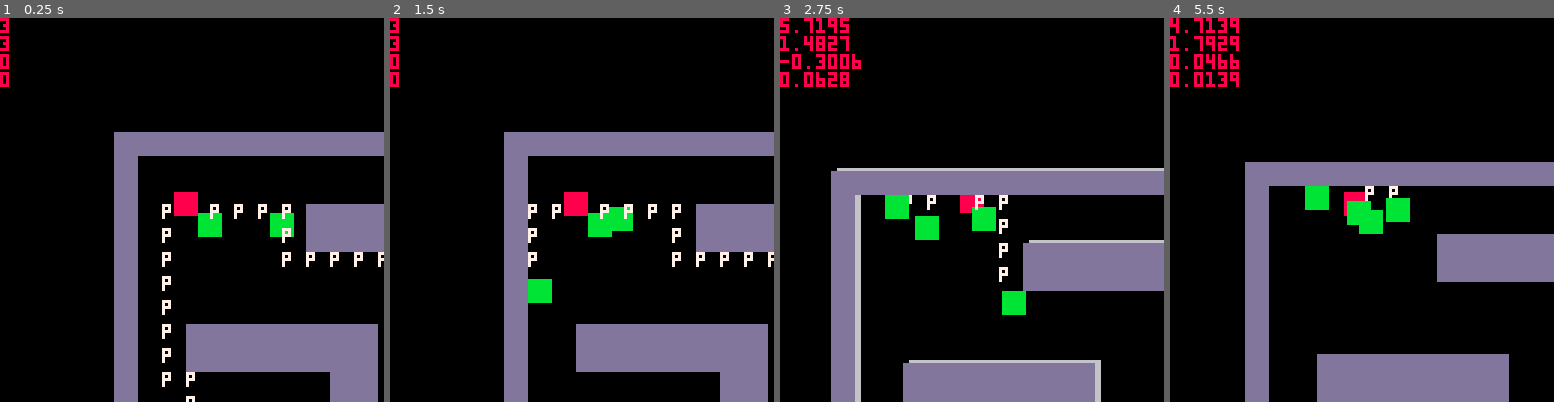
Above: before the commit, frames 1-4 (left to right).
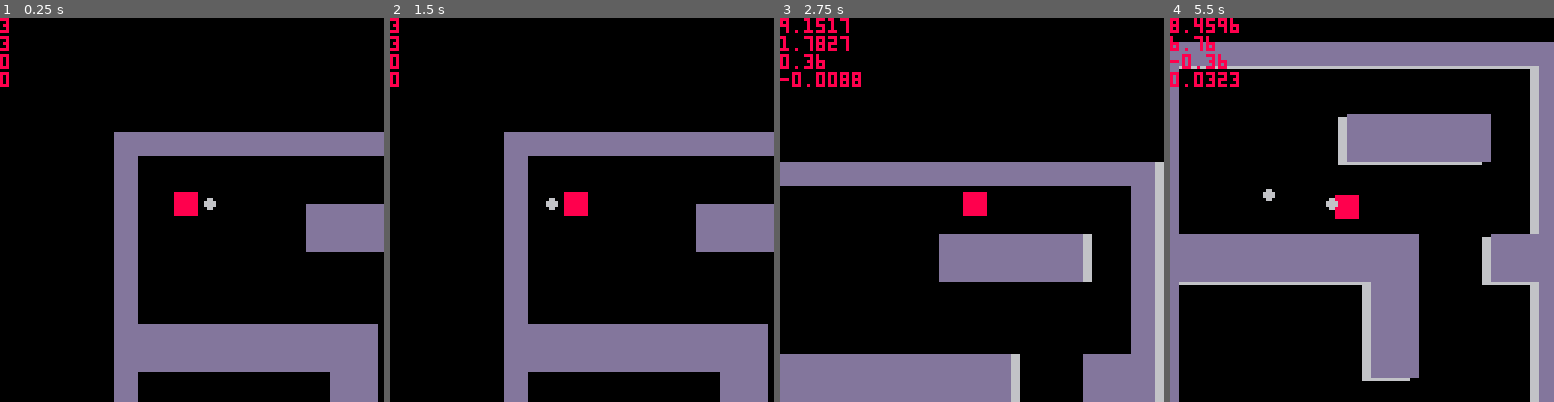
Above: after the commit, the same moments.

Repository: TripleADC/ZombiePico8
Game: PICO-8 cartridge zom8.p8
The game is run twice, just before and just after one commit, with the same random seed, the same clock (stepped at 60 frames per second) and the same inputs.
Inputs:
- Up to frame 1 (0.25 s): no input
- Up to frame 2 (1.5 s): tap X (X key) at 0.33, 1.07 s; tap O (Z key) at 0.7 s
- Up to frame 3 (2.75 s): hold Right 1.6-2.1 s; tap O (Z key) at 1.7, 2.1, 2.5 s; tap X (X key) at 1.85 s; hold Up 2.15-2.42 s; hold Right from 2.47 s (still down)
- Up to frame 4 (5.5 s): tap O (Z key) every 0.4 s from 2.9 to 5.3 s; tap X (X key) at 2.97, 4.08, 5.2 s; release Right at 3.03 s; hold Left 3.08-3.58 s; hold Down 3.63-3.97 s; hold Right 4.02-4.68 s; hold Up 4.73-5.03 s; hold Left from 5.08 s (still down)

The runs differ from the first frame. In frame 1, 3.4% of the frame differs, in the area x 35-100%, y 46-100%; in frame 2, 3.5%; in frame 3, 27%; in frame 4, 45%, in the area x 0-100%, y 0-100%.

Commit message:
Added cursor

Diff:
--- a/zom8.p8
+++ b/zom8.p8
@@ -15,13 +15,13 @@
 
     --enemies init
     zombies={}
-    make_zombie(4,4)
-    make_zombie(7,5)
-    make_zombie(3,13)
-    make_zombie(12,14)
+    -- make_zombie(4,4)
 
     --map init
     m=make_map()
+
+    --projectile init
+    proj={}
 
     frict=0.9
 end
@@ -38,17 +38,18 @@
     --map
     -- print_map(m)
     cam:draw()
+    draw_cursor(p)
     print_3D_map(m)
 
     --zombie
 	for zombie in all(zombies) do
 		zombie:draw()
-        enemy_collide(p, zombie)
-
-        for zombie_2 in all(zombies) do
-            enemy_collide(zombie, zombie_2)
-        end
 	end
+
+    -- projectile
+    for projectile in all(proj) do
+        projectile:draw()
+    end
 
     --debug
 	print(p.x,p.x*8-62,p.y*8-62,8)
@@ -69,9 +70,14 @@
 
     --zombie
 	for zombie in all(zombies) do
+        enemy_collide(p, zombie)
         zombie:getPath()
 		zombie:control()
 	end
+
+    for projectile in all(proj) do
+        projectile:update()
+    end
 end
 -->8
 -- player and zombies
@@ -92,6 +98,11 @@
         max_dy=0.4,
         accel=0.1,
 
+        invincible=false,
+        invincible_frames=30,
+
+        facing=1,
+
         -- functions
         control=function(self)
             if btn(⬅️) then
@@ -107,16 +118,46 @@
                 self.dy+=self.accel
             end
 
+            if btnp(❎) then
+                self.facing+=1
+                if self.facing > 4 then
+                    self.facing = 1
+                end
+            end
+
+            if btnp(🅾️) then
+                if p.facing == 1 then -- right
+                    make_projectile(p, 1, 0)
+                elseif p.facing == 2 then -- down
+                    make_projectile(p, 0, 1)
+                elseif p.facing == 3 then -- left
+                    make_projectile(p, -1, 0)
+                else -- up
+                    make_projectile(p, 0, -1)
+                end
+            end
+
             -- ensures player doesnt exceed max dx or dy in any direction
             self.dx=mid(-self.max_dx, self.dx, self.max_dx)
 			self.dy=mid(-self.max_dy, self.dy, self.max_dy)
         end,
 
         draw=function(self)
+            -- drawing self sprite
             spr(self.sp,(self.x*8)-4,(self.y*8)-4)
         end,
 
         update=function(self)
+            -- invincibility
+            if self.invincible then
+                self.invincible_frames -= 1
+
+                if self.invincible_frames <= 0 then
+                    self.invincible = false
+                    self.invincible_frames = 30
+                end
+            end
+
             -- wall collide
             if not solid_area(self.x+self.dx,self.y,self.w,self.h) then
                 self.x+=self.dx
@@ -225,6 +266,51 @@
 	return cam
 end
 
+function draw_cursor(p)
+    -- drawing the cursor
+    if p.facing == 1 then -- right
+        spr(49,(p.x*8)+4,(p.y*8)-4)
+    elseif p.facing == 2 then -- down
+        spr(49,(p.x*8)-4,(p.y*8)+4)
+    elseif p.facing == 3 then -- left
+        spr(49,(p.x*8)-12,(p.y*8)-4)
+    else -- up
+        spr(49,(p.x*8)-4,(p.y*8)-12)
+    end
+end
+
+function make_projectile(p, pdx, pdy)
+    add(proj,{
+		sp=49,
+		x=p.x,
+		y=p.y,
+		w=0.45,
+		h=0.45,
+		dx=pdx,
+		dy=pdy,
+
+        draw=function(self)
+            spr(self.sp,(self.x*8)-4,(self.y*8)-4)
+        end,
+
+        update=function(self)
+            -- wall colission, destroy self
+            if not solid_area(self.x+self.dx,self.y,self.w,self.h) then
+                self.x+=self.dx
+            else
+                del(proj, self)
+            end
+
+            if not solid_area(self.x,self.y+self.dy,self.w,self.h) then
+                self.y+=self.dy
+            else
+                del(proj, self)
+            end
+
+        end}
+    )
+end
+
 -->8
 -- map
 key_direction = {
@@ -363,11 +449,25 @@
 -->8
 -- enemy collisions
 function enemy_collide(p, z)
-    if detect_collide(p, z, 0.5) then
-        p.dx *= -1
-        p.dy *= -1
-        z.dx *= -1
-        z.dy *= -1
+    if not p.invincible and detect_collide(p, z, 0.5) then
+        p.invincible = true
+
+        -- both going same direction, repel one
+        local a = (p.dx > 0 and z.dx > 0) or (p.dx < 0 and z.dx < 0)
+        local b = (p.dy > 0 and z.dy > 0) or (p.dy < 0 and z.dy < 0)
+
+        if a and b then
+            z.dx*=-1
+            z.dy*=-1
+        else
+            p.dx *= -1
+            p.dy *= -1
+
+            if z.dx != 0 and z.dy != 0 then
+                z.dx=0
+                z.dy=0
+            end
+        end
     end
 end
 
@@ -387,6 +487,11 @@
             if a and b then
                 z.dx*=-1
                 z.dy*=-1
+            else
+                if zombie.dx != 0 and zombie.dy != 0 then
+                    z.dx=0
+                    z.dy=0
+                end
             end
         end
     end
@@ -431,12 +558,12 @@
 0200000000000000000000000000000002000000000000000000000000000000000000000000000000000000000000000000000000000000000000000000000000000000000000000000000000000000000000000000000000000000000000000000000000000000000000000000000000000000000000000000000000000000
 0200000000000000000000000000000002000000000000000000000000000000000000000000000000000000000000000000000000000000000000000000000000000000000000000000000000000000000000000000000000000000000000000000000000000000000000000000000000000000000000000000000000000000
 0200000000000000000000000000000002000000000000000000000000000000000000000000000000000000000000000000000000000000000000000000000000000000000000000000000000000000000000000000000000000000000000000000000000000000000000000000000000000000000000000000000000000000
-0200000202020202020202000000020202000000000000000000000000000000000000000000000000000000000000000000000000000000000000000000000000000000000000000000000000000000000000000000000000000000000000000000000000000000000000000000000000000000000000000000000000000000
-0200000202020202020202000000020202000000000000000000000000000000000000000000000000000000000000000000000000000000000000000000000000000000000000000000000000000000000000000000000000000000000000000000000000000000000000000000000000000000000000000000000000000000
+0202020202020202020202000000020202000000000000000000000000000000000000000000000000000000000000000000000000000000000000000000000000000000000000000000000000000000000000000000000000000000000000000000000000000000000000000000000000000000000000000000000000000000
+0202020202020202020202000000020202000000000000000000000000000000000000000000000000000000000000000000000000000000000000000000000000000000000000000000000000000000000000000000000000000000000000000000000000000000000000000000000000000000000000000000000000000000
 0200000000000000000202000000000002000000000000000000000000000000000000000000000000000000000000000000000000000000000000000000000000000000000000000000000000000000000000000000000000000000000000000000000000000000000000000000000000000000000000000000000000000000
 0200000000000000000202000000000002000000000000000000000000000000000000000000000000000000000000000000000000000000000000000000000000000000000000000000000000000000000000000000000000000000000000000000000000000000000000000000000000000000000000000000000000000000
-0200000000000000000000000000000002000000000000000000000000000000000000000000000000000000000000000000000000000000000000000000000000000000000000000000000000000000000000000000000000000000000000000000000000000000000000000000000000000000000000000000000000000000
-0200000000000000000000000000000002000000000000000000000000000000000000000000000000000000000000000000000000000000000000000000000000000000000000000000000000000000000000000000000000000000000000000000000000000000000000000000000000000000000000000000000000000000
+0200000000000000000202000000000002000000000000000000000000000000000000000000000000000000000000000000000000000000000000000000000000000000000000000000000000000000000000000000000000000000000000000000000000000000000000000000000000000000000000000000000000000000
+0200000000000000000202000000000002000000000000000000000000000000000000000000000000000000000000000000000000000000000000000000000000000000000000000000000000000000000000000000000000000000000000000000000000000000000000000000000000000000000000000000000000000000
 0200000000000000000000000000000002000000000000000000000000000000000000000000000000000000000000000000000000000000000000000000000000000000000000000000000000000000000000000000000000000000000000000000000000000000000000000000000000000000000000000000000000000000
 0200000000000000000000000000000002000000000000000000000000000000000000000000000000000000000000000000000000000000000000000000000000000000000000000000000000000000000000000000000000000000000000000000000000000000000000000000000000000000000000000000000000000000
 0202020202020202020202020202020202000000000000000000000000000000000000000000000000000000000000000000000000000000000000000000000000000000000000000000000000000000000000000000000000000000000000000000000000000000000000000000000000000000000000000000000000000000
Not shown, changed: 22 lines of the sprite sheet (__gfx__) section of zom8.p8
